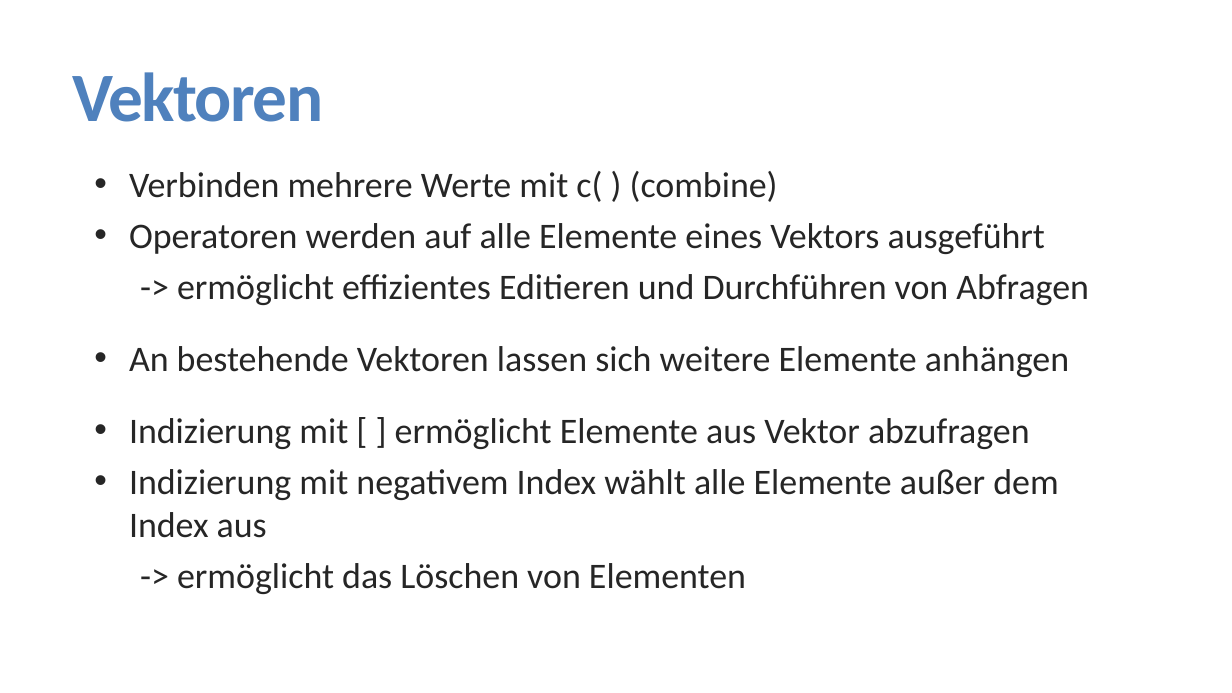
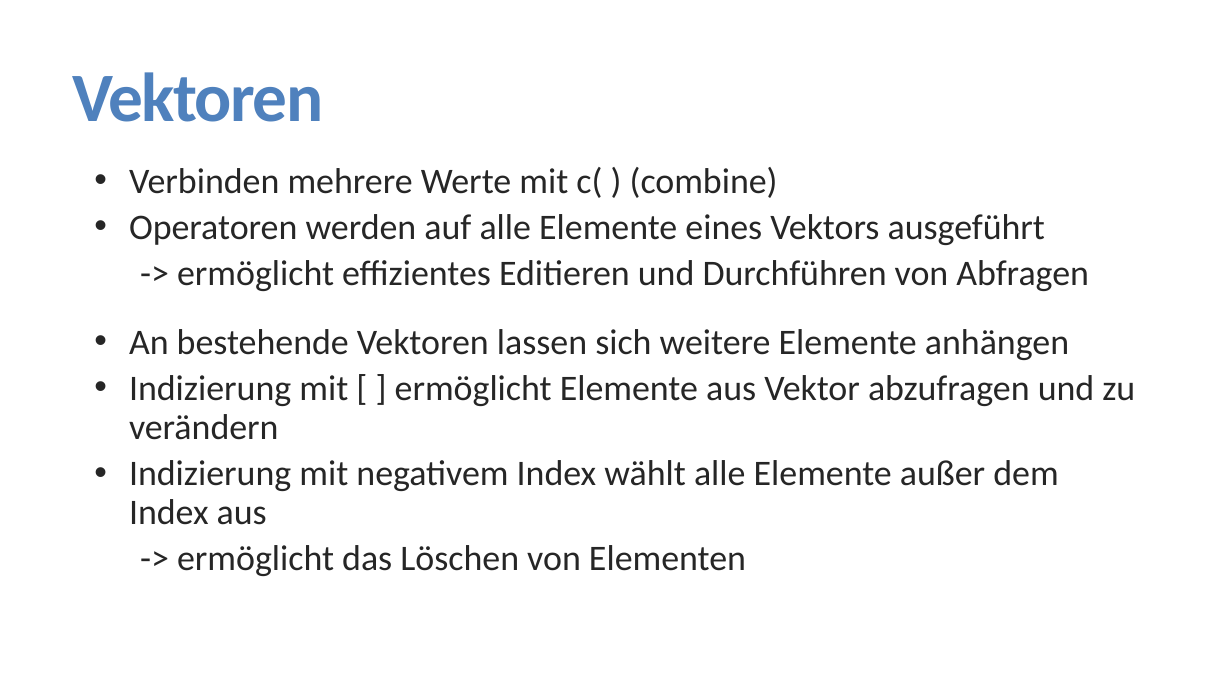
Before and after one commit to FlorianKeppeler/RKurs, a slide deck: slide 18 of Präsentationen/Einführung in R.pptx (slide 17 before the commit). Drawn at 1232x693 pixels with LibreOffice and Linux fonts; fonts in the diff are those of the drawing. Boxes give left, top, right and bottom in pixels: in the first picture for what was removed or moved away, otherwise in the second. Text is boxed around its words. In the diff, an @@ line names an element or a change of style, - is before the commit and + after.

```diff
--- a/Präsentationen/Einführung in R.pptx
+++ b/Präsentationen/Einführung in R.pptx
@@ text at (129,167,1089,576): line spacing 1.5 to 1.4; line spacing 1 to 0.9 @@
@@ text at (129,375,1135,440): text changed @@
-  • Indizierung mit [ ] ermöglicht Elemente aus Vektor abzufragen
+  • Indizierung mit [ ] ermöglicht Elemente aus Vektor abzufragen und zu verändern
```
Also in this commit, not shown: 4 other slides changed, 1 slide added, 2 other files.
